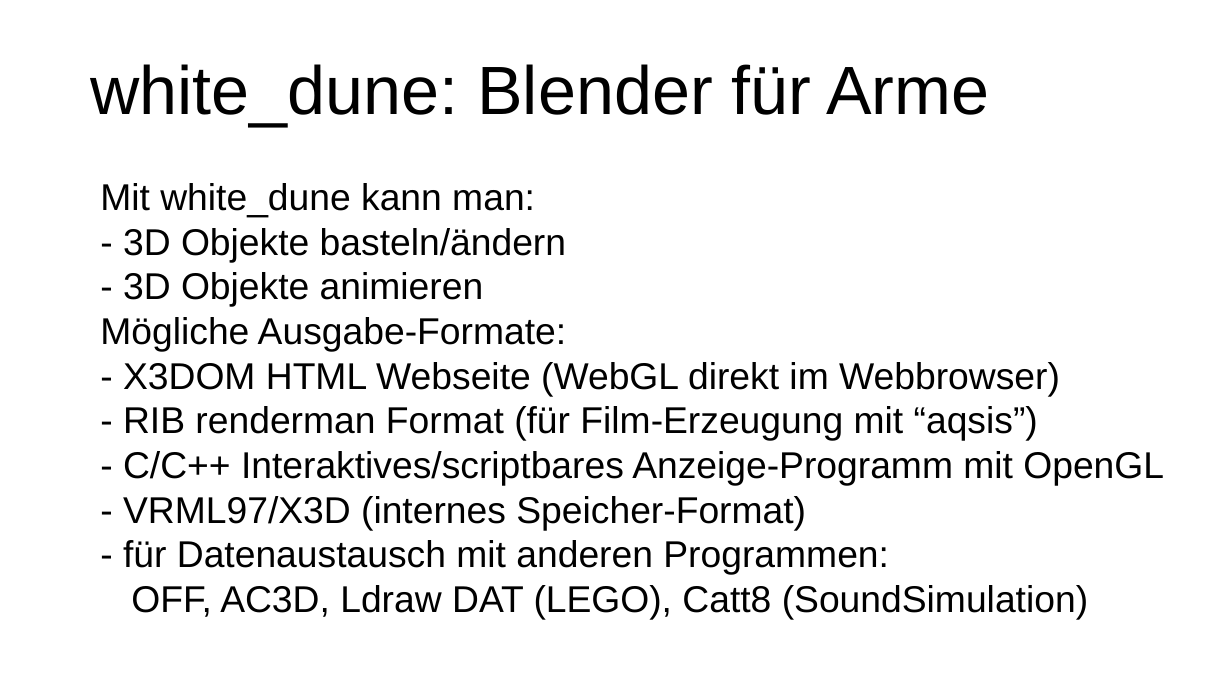
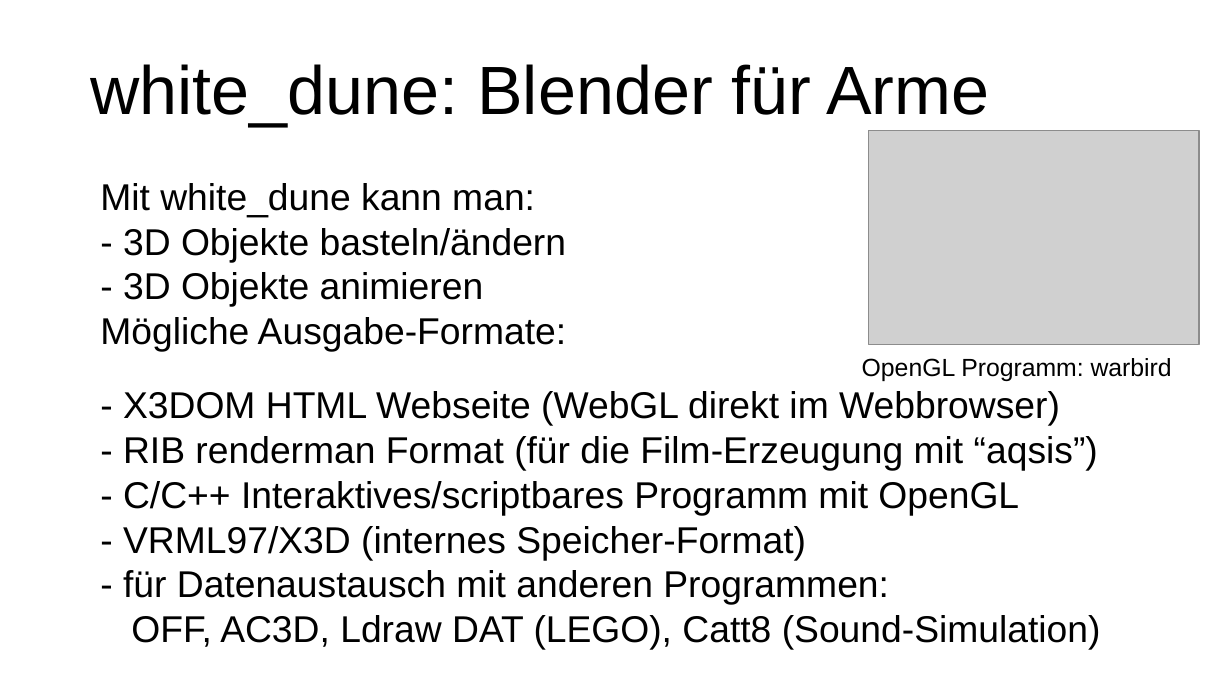
Before and after one commit to mufti11/white_dune, a slide deck: slide 2 of docs/usage_docs/white_dune_rasberry_pi.odp. Drawn at 1232x693 pixels with LibreOffice and Linux fonts; fonts in the diff are those of the drawing; grey boxes stand for pictures. Boxes give left, top, right and bottom in pixels: in the first picture for what was removed or moved away, otherwise in the second. Text is boxed around its words. In the diff, an @@ line names an element or a change of style, - is before the commit and + after.

Commit message:
white_dune 1.789

```diff
--- a/docs/usage_docs/white_dune_rasberry_pi.odp
+++ b/docs/usage_docs/white_dune_rasberry_pi.odp
@@ picture added at [869, 131, 1200, 344] @@
@@ text at [100, 317, 1172, 381]: text changed @@
-Mögliche Ausgabe-Formate:
+Mögliche Ausgabe-Formate: OpenGL Programm: warbird
@@ text at [123, 436, 1098, 516]: text changed @@
-- RIB renderman Format (für Film-Erzeugung mit “aqsis”)
-- C/C++ Interaktives/scriptbares Anzeige-Programm mit OpenGL
+- RIB renderman Format (für die Film-Erzeugung mit “aqsis”)
+- C/C++ Interaktives/scriptbares Programm mit OpenGL
@@ text at [131, 615, 1101, 650]: text changed @@
-OFF, AC3D, Ldraw DAT (LEGO), Catt8 (SoundSimulation)
+OFF, AC3D, Ldraw DAT (LEGO), Catt8 (Sound-Simulation)
```
Also in this commit, not shown: 1 other slide changed, 18 other files.
